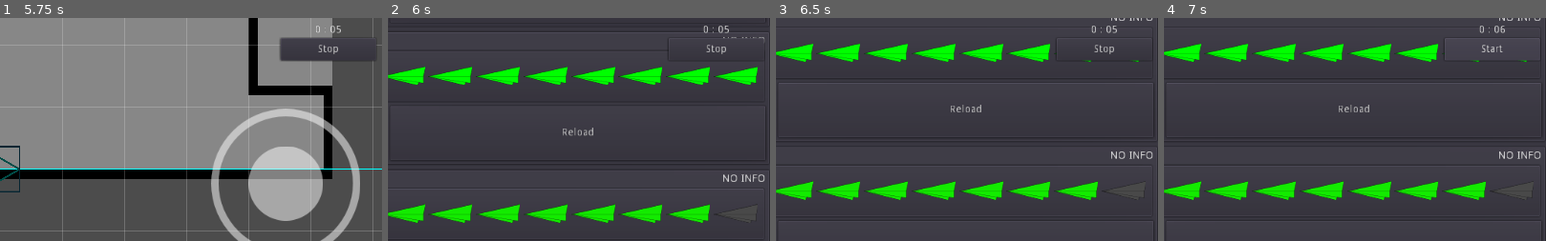
Above: before the commit, frames 1-4 (left to right).
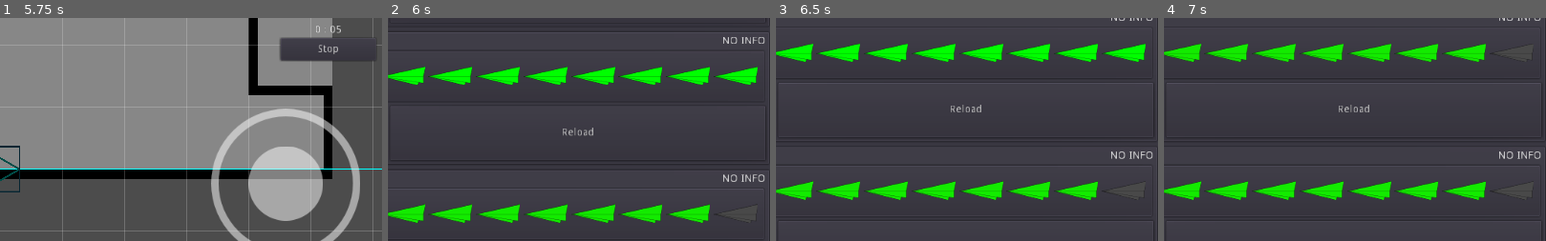
Above: after the commit, the same moments.

Repository: omuct-robotclub/nhk-2022-team-a-controller
Game: Godot game, scene res://scenes/main.tscn
The game is run twice, just before and just after one commit, with the same random seed, the same clock (stepped at 60 frames per second) and the same inputs.
Inputs (mouse positions are % of the whole screen's width and height, from its top left):
- Up to frame 1 (5.75 s): click "Start" at 0.5 s; click "Launchers" at 1.25 s; click "Left" at 2 s; click "Center" at 2.75 s; click "Right" at 3.5 s; click "Deploy" at 4.25 s; click "Adjust Angle" at 5 s
- Up to frame 2 (6 s): click (50, 94) at 5.75 s
- Up to frame 3 (6.5 s): no input
- Up to frame 4 (7 s): click "Stop" at 6.5 s
The pictures show only the part of the screen within x 50-100%, y 41-91%; the shares and areas given below are measured in that part.

Frame 1 is identical in both runs. In frame 2, 0.3% of the frame differs, in the area x 73-99%, y 3-17%; in frame 3, 1.2%, in the area x 73-97%, y 3-20%; in frame 4, 0.7%.

Commit message:
fix draw order

Diff:
--- a/scenes/ui.tscn
+++ b/scenes/ui.tscn
@@ -207,10 +207,6 @@
 enabled_focus_mode = 0
 text = "Adjust Angle"
 
-[node name="ControlPanel" parent="." instance=ExtResource( 3 )]
-margin_top = 600.0
-margin_bottom = 600.0
-
 [node name="Timer" parent="." instance=ExtResource( 9 )]
 anchor_left = 1.0
 anchor_bottom = 0.0
@@ -218,3 +214,7 @@
 margin_top = 257.0
 margin_right = -9.0
 margin_bottom = 305.0
+
+[node name="ControlPanel" parent="." instance=ExtResource( 3 )]
+margin_top = 600.0
+margin_bottom = 600.0
